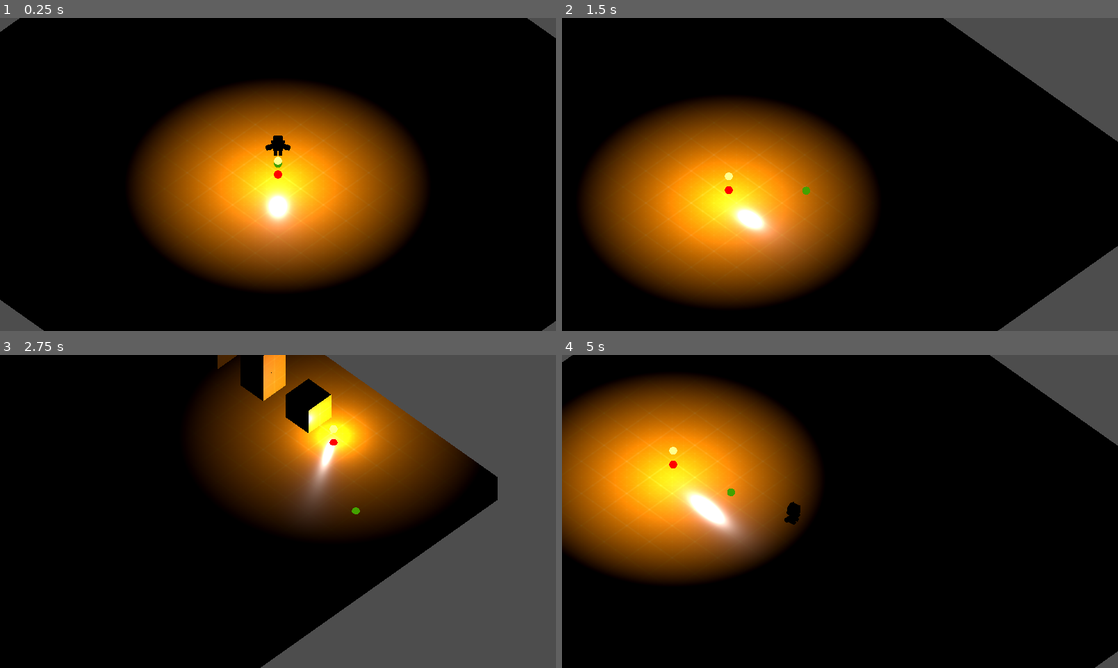
Above: before the commit, frames 1-4 (two rows, left to right).
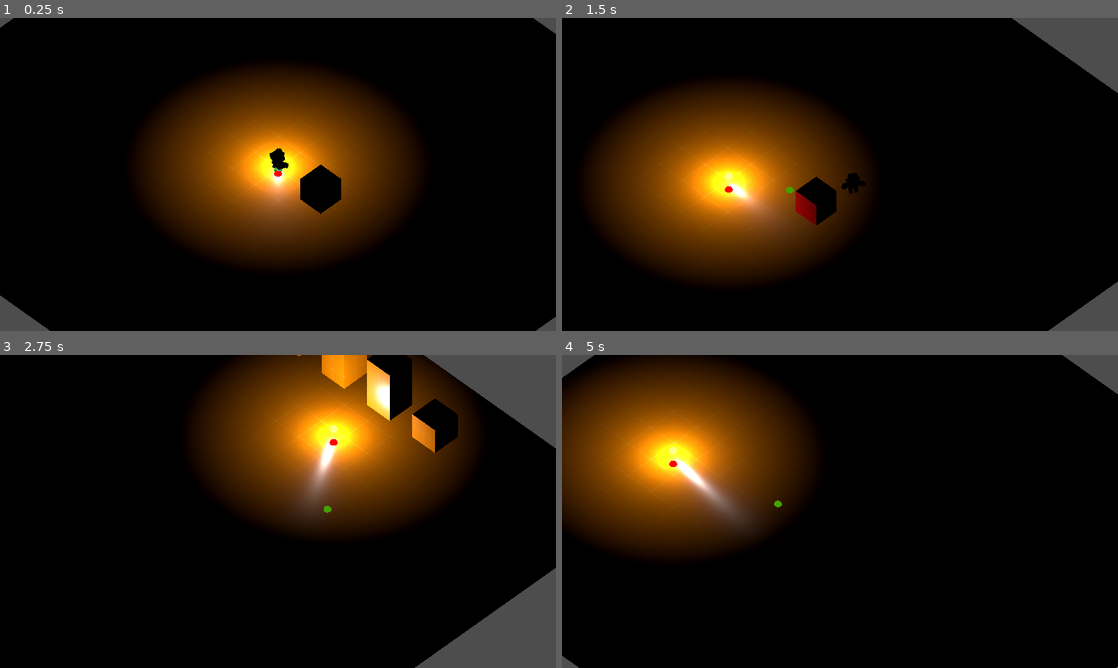
Above: after the commit, the same moments.

Repository: MVCP1/GameJamPUC
Game: Godot game, scene res://scene/test.tscn
Two runs of this game, one before a commit and one after it. Both use one fixed random seed, a clock stepped at 60 frames per second and the inputs below. The engine's default icon, where the game draws it, is replaced by a stand-in: a white triangle on a blue panel in a dark square.
Inputs (mouse positions are in pixels of both pictures, inside the frame that each line leads up to):
- Up to frame 1 (0.25 s): no input
- Up to frame 2 (1.5 s): move the mouse to (962, 158) at 0.52 s; hold D (right) 0.53-1.28 s; hold Shift (shift) 0.53-1.28 s; tap Space (space) at 0.8, 1.35 s; move the mouse to (728, 190) at 1.27 s; hold S (down) from 1.28 s (still down)
- Up to frame 3 (2.75 s): tap F (grab, bound only after the commit) at 1.55 s; move the mouse to (333, 442) at 2.02 s; release S (down) at 2.03 s; hold D (right) from 2.03 s (still down); hold F (grab, bound only after the commit) from 2.03 s (still down); tap Shift (shift) at 2.3 s
- Up to frame 4 (5 s): move the mouse to (812, 574) at 2.77 s; release D (right) at 2.78 s; release F (grab, bound only after the commit) at 2.78 s; hold W (up) 2.78-3.53 s; click (812, 574) at 2.85 s; tap Space (space) at 3.05, 4.35 s; move the mouse to (1006, 558) at 3.52 s; hold Shift (shift) 3.53-4.28 s; hold A (left) from 3.53 s (still down); tap F (grab, bound only after the commit) at 3.8 s; move the mouse to (673, 464) at 4.27 s; tap Shift (shift) at 4.55 s

The runs differ from the first frame. In frame 1, 23% of the frame differs, in the area x 0-100%, y 0-100%; in frame 2, 29%, in the area x 4-100%, y 0-100%; in frame 3, 24%; in frame 4, 25%.

Commit message:
Player Movement and Grabbing mechanics

Diff:
--- a/entity/player.gd
+++ b/entity/player.gd
@@ -1,36 +1,87 @@
 extends CharacterBody3D
 
+@export_category("Groud Movement")
+@export var move_speed: float = 4.5
+@export var acceleration := 3.0
+@export var rotation_speed := 9.0
+@export var stopping_speed := 2.0
+@export_category("Air movement")
+@export var jump_initial_impulse := 12.0
 
-const SPEED = 5.0
-const DASH = 20
-const JUMP_VELOCITY = 4.5
+#@onready var _is_on_floor_buffer: bool = false
+@onready var _gravity: float = -ProjectSettings.get_setting("physics/3d/default_gravity")
+@onready var _move_direction := Vector3.ZERO
+@onready var _grabber_detector := $GrabberDetector
+@onready var _is_grabbing: bool = false
 
-# Get the gravity from the project settings to be synced with RigidBody nodes.
-var gravity = ProjectSettings.get_setting("physics/3d/default_gravity")
+func _physics_process(delta: float) -> void:
+	var is_just_jumping: bool = Input.is_action_just_pressed("space") and is_on_floor()
+	var just_stopped_jump: bool = Input.is_action_just_released("space") and velocity.y > 0 and not is_on_floor()
+	var is_trying_to_grab: bool = Input.is_action_pressed("grab")
+
+	_move_direction = _get_input_direction()
+	if not _is_grabbing:
+		_orient_to_direction(_move_direction, delta)
+	else:
+		_is_grabbing = false
+
+	var y_velocity: float = velocity.y
+	velocity.y = 0.0
+
+	velocity = velocity.lerp(_move_direction * move_speed, acceleration * delta)
+	if _move_direction.length() == 0 and velocity.length() < stopping_speed:
+		velocity = Vector3.ZERO
+
+	if not is_on_floor():
+		velocity *= 0.96
+
+	velocity.y = y_velocity
+	if velocity.y < 0:
+		velocity.y += _gravity * 1.65 * delta
+	else:
+		velocity.y += _gravity * delta
+
+	if is_just_jumping:
+		velocity.y += jump_initial_impulse
+	if just_stopped_jump:
+		velocity.y /= 2
 
 
-func _physics_process(delta):
-	$Body.look_at(Game.get_camera().getMousePosition())
-
-	# Add the gravity.
-	if not is_on_floor():
-		velocity.y -= gravity * delta
-
-	# Handle Jump.
-	if Input.is_action_just_pressed("space") and is_on_floor():
-		velocity.y = JUMP_VELOCITY
-
-	# Get the input direction and handle the movement/deceleration.
-	var input_dir = Input.get_vector("left", "right", "up", "down").rotated(-PI/4)
-	var direction = (transform.basis * Vector3(input_dir.x, 0, input_dir.y)).normalized()
-	var speed_multiplier = 1
-	if Input.is_action_just_pressed("shift"):
-		speed_multiplier = DASH
-	if direction:
-		velocity.x = direction.x * SPEED * speed_multiplier
-		velocity.z = direction.z * SPEED * speed_multiplier
-	else:
-		velocity.x = move_toward(velocity.x, 0, SPEED * speed_multiplier)
-		velocity.z = move_toward(velocity.z, 0, SPEED * speed_multiplier)
+	if is_trying_to_grab:
+		_is_grabbing = _grab_and_move(Vector3(velocity.x, 0, velocity.z))
 
 	move_and_slide()
+
+
+func _get_input_direction() -> Vector3:
+	var raw_input := -Input.get_vector("left", "right", "up", "down").rotated(-PI/4)
+
+	var input := Vector3.ZERO
+	# This is to ensure that diagonal input isn't stronger than axis aligned input
+	input.x = -raw_input.x * sqrt(1.0 - raw_input.y * raw_input.y / 2.0)
+	input.z = -raw_input.y * sqrt(1.0 - raw_input.x * raw_input.x / 2.0)
+
+	input.y = 0.0
+	return input
+
+
+func _orient_to_direction(direction: Vector3, delta: float) -> void:
+	if direction == Vector3.ZERO:
+		return
+	var left_axis := Vector3.UP.cross(direction)
+	var rotation_basis := Basis(left_axis, -Vector3.UP, direction).get_rotation_quaternion()
+	transform.basis = Basis(transform.basis.get_rotation_quaternion().slerp(rotation_basis, delta * rotation_speed))
+
+
+func _grab_and_move(vel_move: Vector3) -> bool:
+	if not _grabber_detector.has_overlapping_bodies():
+		return false
+
+	var bodies: Array[Node3D] = _grabber_detector.get_overlapping_bodies()
+
+	for body in bodies:
+		if body.is_in_group("movable"):
+			body.velocity = vel_move
+			body.move_and_slide()
+
+	return true
--- a/entity/player.tscn
+++ b/entity/player.tscn
@@ -2,7 +2,6 @@
 
 [ext_resource type="Script" path="res://entity/player.gd" id="1_2y2i6"]
 [ext_resource type="ArrayMesh" uid="uid://fmei57yf86n1" path="res://asset/Mini Dungeon/character-human.obj" id="1_advhw"]
-[ext_resource type="Texture2D" uid="uid://ix4qrxbrpeim" path="res://icon.svg" id="3_8xgqf"]
 [ext_resource type="Texture2D" uid="uid://bxd24qoo0ftgn" path="res://asset/Mini Dungeon/Textures/colormap.png" id="3_m0hiq"]
 
 [sub_resource type="CapsuleShape3D" id="CapsuleShape3D_y6jse"]
@@ -52,8 +51,12 @@
 vertex_color_is_srgb = true
 albedo_texture = ExtResource("3_m0hiq")
 
+[sub_resource type="SphereShape3D" id="SphereShape3D_i6nhx"]
+
 [node name="Player" type="CharacterBody3D"]
 script = ExtResource("1_2y2i6")
+acceleration = 10.0
+jump_initial_impulse = 5.5
 
 [node name="CollisionShape3D" type="CollisionShape3D" parent="."]
 transform = Transform3D(1, 0, 0, 0, 1, 0, 0, 0, 1, 0, 0.4, 0)
@@ -73,10 +76,8 @@
 surface_material_override/4 = SubResource("StandardMaterial3D_7beb0")
 surface_material_override/5 = SubResource("StandardMaterial3D_mtoat")
 
-[node name="Decal" type="Decal" parent="."]
-transform = Transform3D(1, 0, 0, 0, 1, 0, 0, 0, 1, 0.00551462, -49.9974, -0.00205088)
-size = Vector3(0.5, 100, 0.5)
-texture_albedo = ExtResource("3_8xgqf")
-normal_fade = 0.999
-upper_fade = 1.26681e-05
-lower_fade = 1e-05
+[node name="GrabberDetector" type="Area3D" parent="."]
+transform = Transform3D(0.3, 0, 0, 0, 0.3, 0, 0, 0, 0.3, 0.0645884, 0.248468, -0.34997)
+
+[node name="CollisionShape3D" type="CollisionShape3D" parent="GrabberDetector"]
+shape = SubResource("SphereShape3D_i6nhx")
--- /dev/null
+++ b/map/movable_box.gd
@@ -0,0 +1,15 @@
+extends CharacterBody3D
+
+
+const SPEED = 5.0
+const JUMP_VELOCITY = 4.5
+
+# Get the gravity from the project settings to be synced with RigidBody nodes.
+var gravity = ProjectSettings.get_setting("physics/3d/default_gravity")
+
+
+func _physics_process(delta):
+	# Add the gravity.
+	if not is_on_floor():
+		velocity.y -= gravity * delta
+		move_and_slide()
--- /dev/null
+++ b/map/movable_box.tscn
@@ -0,0 +1,28 @@
+[gd_scene load_steps=6 format=3 uid="uid://bfstt1cttjn45"]
+
+[ext_resource type="Texture2D" uid="uid://cvyn2h0kfv3l5" path="res://asset/Prototype Textures/Orange/texture_05.png" id="1_edkyd"]
+[ext_resource type="Script" path="res://map/movable_box.gd" id="1_qwxar"]
+
+[sub_resource type="BoxShape3D" id="BoxShape3D_88e04"]
+
+[sub_resource type="StandardMaterial3D" id="StandardMaterial3D_7jvjl"]
+albedo_color = Color(1, 0.00784314, 0, 1)
+albedo_texture = ExtResource("1_edkyd")
+metallic_specular = 1.0
+roughness = 0.25
+ao_enabled = true
+uv1_triplanar = true
+uv1_world_triplanar = true
+
+[sub_resource type="BoxMesh" id="BoxMesh_mbqv1"]
+
+[node name="MovableBox" type="CharacterBody3D" groups=["movable"]]
+script = ExtResource("1_qwxar")
+
+[node name="CollisionShape3D" type="CollisionShape3D" parent="."]
+transform = Transform3D(0.9, 0, 0, 0, 0.9, 0, 0, 0, 0.9, 0, 0, 0)
+shape = SubResource("BoxShape3D_88e04")
+
+[node name="MeshInstance3D" type="MeshInstance3D" parent="CollisionShape3D"]
+material_override = SubResource("StandardMaterial3D_7jvjl")
+mesh = SubResource("BoxMesh_mbqv1")
--- a/project.godot
+++ b/project.godot
@@ -71,3 +71,8 @@
 "events": [Object(InputEventMouseButton,"resource_local_to_scene":false,"resource_name":"","device":-1,"window_id":0,"a …(253 unchanged characters)…
 ]
 }
+grab={
+"deadzone": 0.5,
+"events": [Object(InputEventKey,"resource_local_to_scene":false,"resource_name":"","device":0,"window_id":0,"alt_pressed":false,"shift_pressed":false,"ctrl_pressed":false,"meta_pressed":false,"pressed":false,"keycode":0,"physical_keycode":70,"key_label":0,"unicode":0,"echo":false,"script":null)
+]
+}
--- a/scene/test.tscn
+++ b/scene/test.tscn
@@ -1,6 +1,7 @@
-[gd_scene load_steps=4 format=3 uid="uid://cxhb0wx45owjr"]
+[gd_scene load_steps=5 format=3 uid="uid://cxhb0wx45owjr"]
 
 [ext_resource type="PackedScene" uid="uid://nlidij6kaaek" path="res://entity/player.tscn" id="2_nf5h7"]
+[ext_resource type="PackedScene" uid="uid://bfstt1cttjn45" path="res://map/movable_box.tscn" id="2_oqqrs"]
 [ext_resource type="PackedScene" uid="uid://c484e3nk3hpmf" path="res://map/box.tscn" id="2_yahha"]
 [ext_resource type="PackedScene" uid="uid://caswk7rd54bhd" path="res://utility/camera.tscn" id="3_hegle"]
 
@@ -65,12 +66,15 @@
 [node name="box19" parent="Node3D" instance=ExtResource("2_yahha")]
 transform = Transform3D(1, 0, 0, 0, 1, 0, 0, 0, 1, -5.99022, 1.97088, -5.00434)
 
+[node name="MovableBox" parent="Node3D" instance=ExtResource("2_oqqrs")]
+transform = Transform3D(1, 0, 0, 0, 1, 0, 0, 0, 1, 1.90541, 1.12298, 0.0222561)
+
 [node name="DirectionalLight3D" type="DirectionalLight3D" parent="."]
 transform = Transform3D(0.999168, 0.0268473, 0.030715, -0.0407945, 0.657564, 0.752294, 0, -0.752921, 0.658111, 0, 5.24456, 0)
 visible = false
 
 [node name="Player" parent="." instance=ExtResource("2_nf5h7")]
-transform = Transform3D(1, 0, 0, 0, 1, 0, 0, 0, 1, 0, 1.68034, 0)
+transform = Transform3D(1, 0, 0, 0, 1, 0, 0, 0, 1, 0, 1.05086, 0)
 
 [node name="Camera" parent="." instance=ExtResource("3_hegle")]
 transform = Transform3D(0.707107, -0.5, 0.5, 0, 0.707107, 0.707107, -0.707107, -0.5, 0.5, 5, 7.071, 5)
